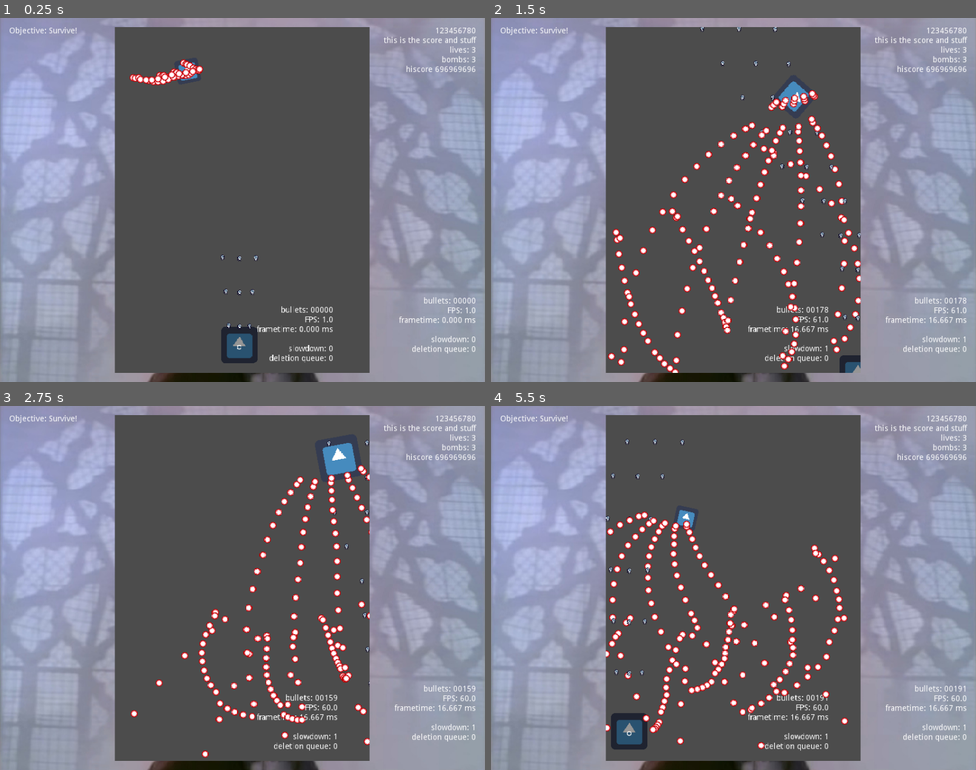
Above: before the commit, frames 1-4 (two rows, left to right).
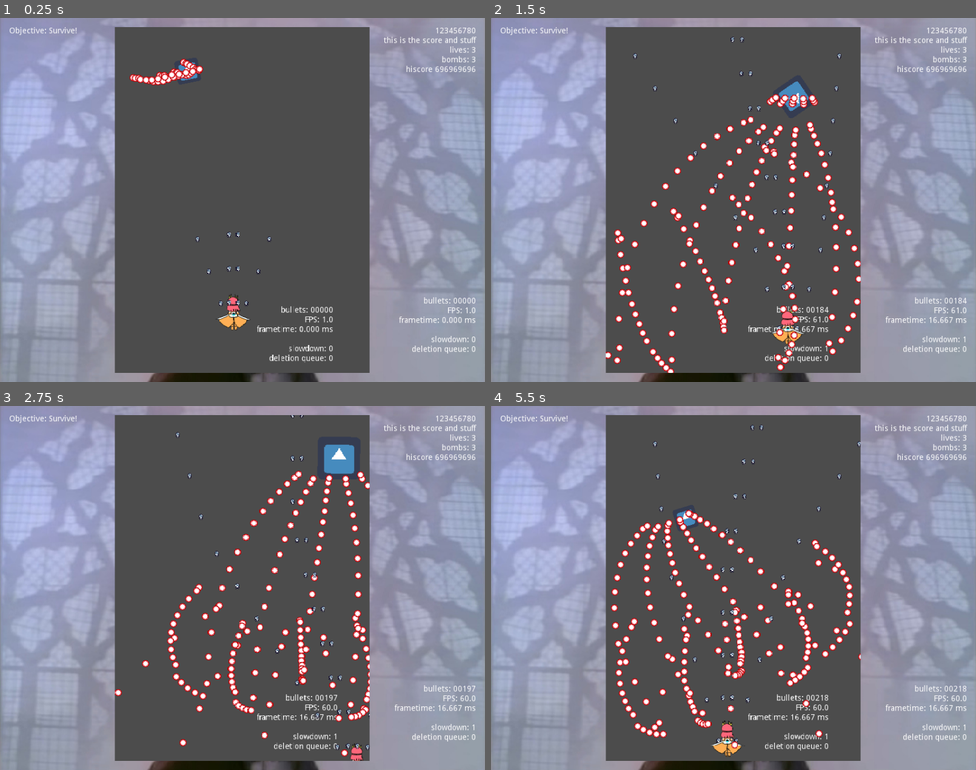
Above: after the commit, the same moments.

Repository: lapspider45/KumoCollab
Game: Godot game, scene res://game/Main.tscn
Two runs of this game, one before a commit and one after it. Both use one fixed random seed, a clock stepped at 60 frames per second and the inputs below. The engine's default icon, where the game draws it, is replaced by a stand-in: a white triangle on a blue panel in a dark square.
Inputs:
- Up to frame 1 (0.25 s): no input
- Up to frame 2 (1.5 s): hold Right (right) 0.53-1.28 s; hold Z (shoot) 0.53-1.28 s; hold Down (down) from 1.28 s (still down); tap Shift (slow) at 1.35 s
- Up to frame 3 (2.75 s): release Down (down) at 2.03 s; hold Right (right) from 2.03 s (still down); hold Z (shoot) from 2.03 s (still down)
- Up to frame 4 (5.5 s): release Right (right) at 2.78 s; release Z (shoot) at 2.78 s; hold Up (up) 2.78-3.53 s; tap Shift (slow) at 2.85, 4.35 s; hold Z (shoot) 3.53-4.28 s; hold Left (left) 3.53-5.03 s; hold Down (down) from 5.03 s (still down); hold Z (shoot) from 5.03 s (still down)

The runs differ from the first frame. In frame 1, 1.3% of the frame differs, in the area x 27-56%, y 11-95%; in frame 2, 6.1%; in frame 3, 6.2%; in frame 4, 7.9%, in the area x 23-98%, y 5-97%.

Commit message:
added Lana player character
I added Lana as a player character just to try things out.

Diff:
--- /dev/null
+++ b/PlayerLana.gd
@@ -0,0 +1 @@
+extends "res://game/player/Player.gd"
--- a/game/Danmaku.tscn
+++ b/game/Danmaku.tscn
@@ -4,7 +4,7 @@
 [ext_resource path="res://game/patterns/Medium.tscn" type="PackedScene" id=2]
 [ext_resource path="res://game/Danmaku.gd" type="Script" id=3]
 [ext_resource path="res://debug/DebugInfoLabel.tscn" type="PackedScene" id=4]
-[ext_resource path="res://game/player/Player.tscn" type="PackedScene" id=8]
+[ext_resource path="res://game/player/lana/PlayerLana.tscn" type="PackedScene" id=5]
 
 [node name="Danmaku" type="Node2D"]
 script = ExtResource( 3 )
@@ -20,5 +20,5 @@
 
 [node name="MediumPattern" parent="." instance=ExtResource( 2 )]
 
-[node name="Player" parent="." instance=ExtResource( 8 )]
-position = Vector2( 218, 563 )
+[node name="Player" parent="." instance=ExtResource( 5 )]
+position = Vector2( 208, 505 )
--- /dev/null
+++ b/game/player/lana/PlayerLana.gd
@@ -0,0 +1,5 @@
+extends "res://game/player/Player.gd"
+
+func _ready():
+	._ready()
+	$BulletSpawner4.B = preload("res://game/bullets/AreaBullet.tscn")
--- /dev/null
+++ b/game/player/lana/PlayerLana.tscn
@@ -0,0 +1,39 @@
+[gd_scene load_steps=5 format=2]
+
+[ext_resource path="res://game/player/Player.tscn" type="PackedScene" id=1]
+[ext_resource path="res://game/player/lana/PlayerLana.gd" type="Script" id=2]
+[ext_resource path="res://art/characters/lana/PlayerSpriteLana.png" type="Texture" id=3]
+[ext_resource path="res://game/spawner/BulletSpawner.tscn" type="PackedScene" id=4]
+
+[node name="Player" instance=ExtResource( 1 )]
+script = ExtResource( 2 )
+MOVE_SPEED = 150
+SLOW_SPEED = 75
+bullet_speed = 100
+invincible = false
+max_hp = 30
+
+[node name="Sprite" parent="." index="0"]
+modulate = Color( 1, 0.231373, 0.137255, 0.376471 )
+self_modulate = Color( 1, 1, 1, 1 )
+texture = ExtResource( 3 )
+
+[node name="BulletSpawner" parent="." index="5"]
+position = Vector2( -8, 0 )
+
+[node name="BulletSpawner2" parent="." index="6"]
+position = Vector2( -16, 0 )
+rotation = -1.91986
+
+[node name="BulletSpawner3" parent="." index="7"]
+position = Vector2( 16, 0 )
+rotation = -1.22173
+
+[node name="BulletSpawner4" parent="." index="9" groups=["player_bulletspawner"] instance=ExtResource( 4 )]
+position = Vector2( 8, 0 )
+rotation = -1.57079
+bullet_speed = 600.0
+bullet_acceleration = Vector2( 0, -10 )
+bullet_type = "complex1"
+
+[editable path="Hitbox"]
Binary file added: art/characters/lana/PlayerSpriteLana.png
Not shown, added: art/characters/lana/PlayerSpriteLana.png.import
